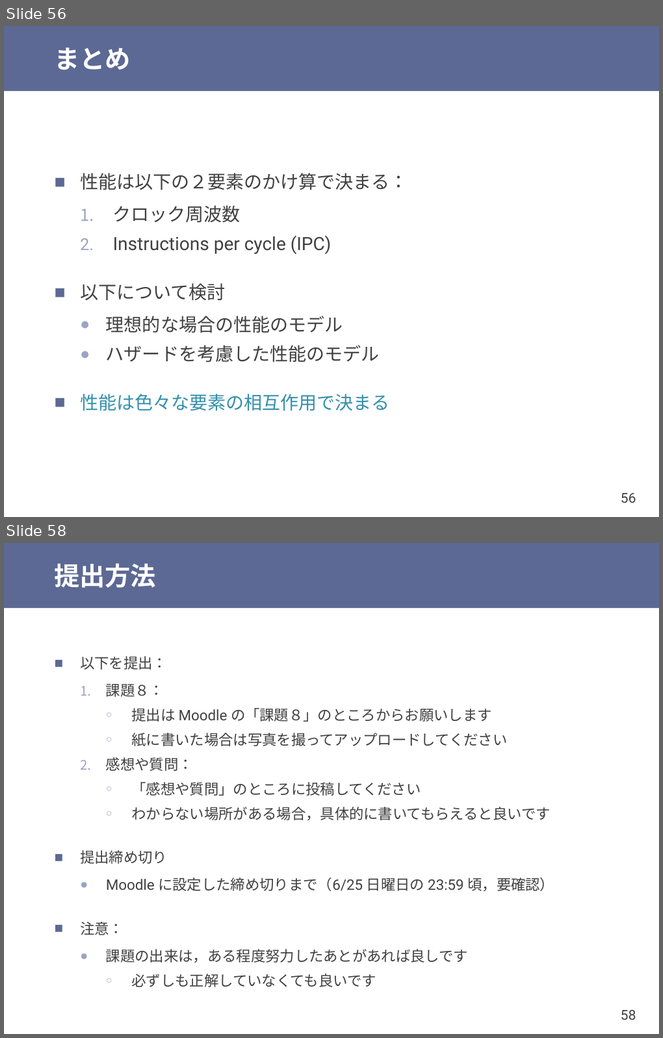
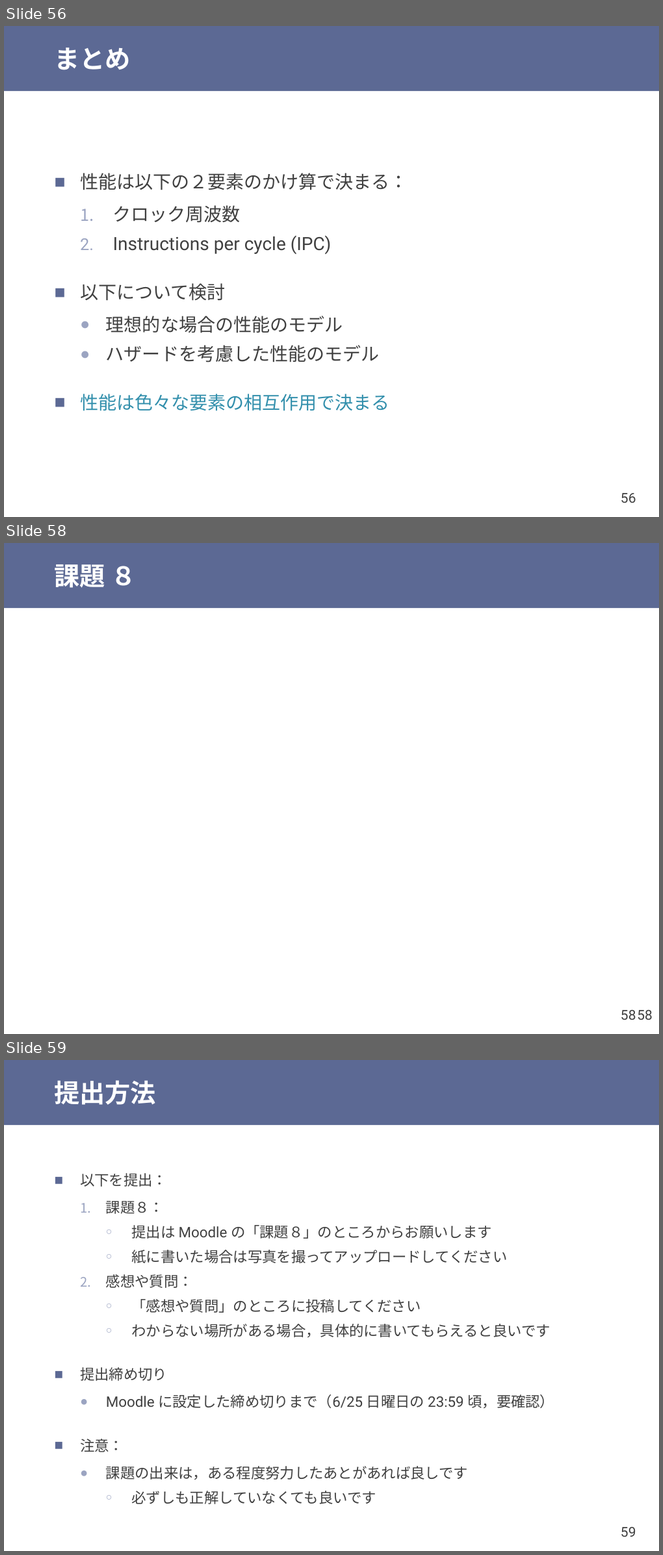
Before and after one commit to shioyadan/otya-computer-architecture-i, a slide deck: cai-shioya-08.pptx. Shown one above the other, each under a label of ours: slides 56 and 58 before the commit, slides 56, 58 and 59 after it; the slides between them are not shown. The pictures are 663x1038 and 663x1555 pixels, drawn with LibreOffice and Linux fonts; fonts in the diff are those of the drawing; grey boxes stand for pictures. Boxes give left, top, right and bottom in pixels: in the first picture for what was removed or moved away, otherwise in the second. Text is boxed around its words. In the diff, an @@ line names an element or a change of style, - is before the commit and + after.

Commit message:
課題を追加

```diff
--- a/cai-shioya-08.pptx
+++ b/cai-shioya-08.pptx
@@ slide 58 added at bbox=[4, 543, 659, 1034], background #FFFFFF; not listed: 2 template elements that a slide beside it also shows @@
@@ title added at bbox=[55, 564, 137, 588], 28 pt, text #FFFFFF, bold @@
+課題 ８
@@ page number added at bbox=[621, 1010, 636, 1020], 15 pt, text #404040 @@
+58
@@ what was slide 58 is now slide 59 @@
@@ page number at bbox=[621, 1527, 636, 1537]: text changed @@
-58
+59
```
Also in this commit, not shown: 1 slide changed, 1 other file.
